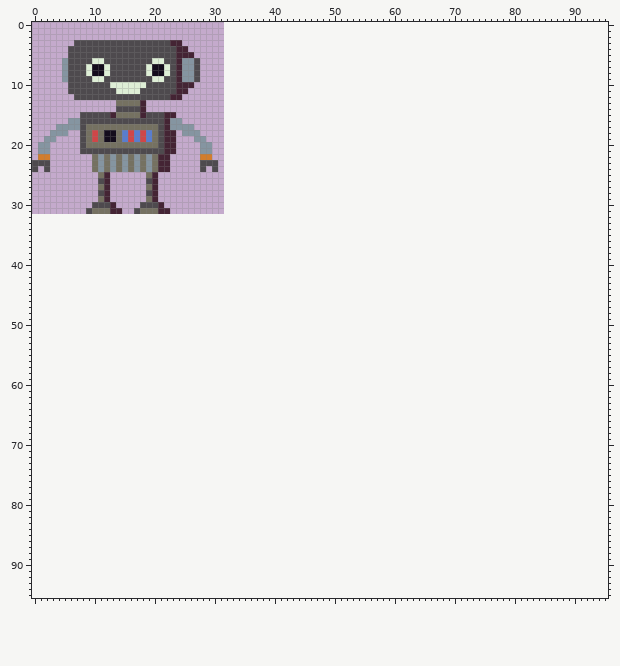
File history of a sprite sheet, assets/robot.png. Above is the file before it was changed.
The file is 32x32 pixels. The old version is drawn lined up with the new one, on the new canvas.
Once edited:
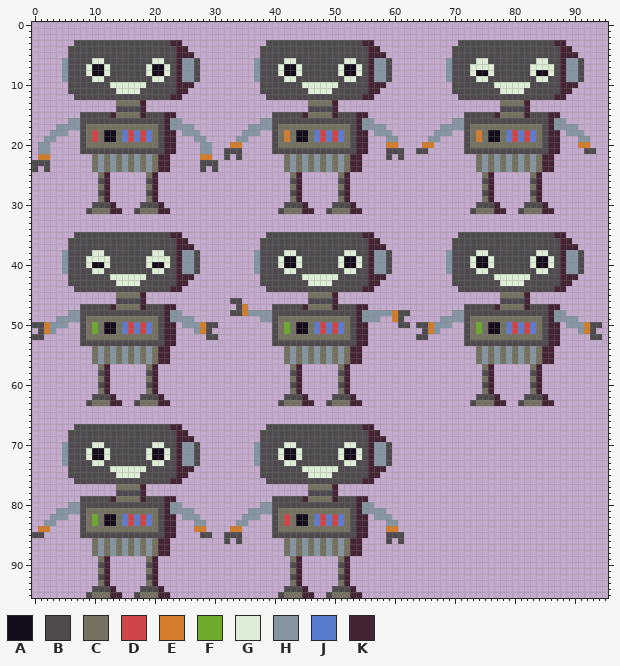
Palette (. is transparent): A #140c1c  B #4e4a4e  C #757161  D #d04648  E #d27d2c  F #6daa2c  G #deeed6  H #8595a1  J #597dce  K #442434
The edit:
canvas 32x32 -> 96x96
Changed rows in their new state; - is an unchanged pixel.
first column x 32:
 3 -------BBBBBBBBBBBBBBBBKK--------------BBBBBBBBBBBBBBBBKK-----
 4 ------BBBBBBBBBBBBBBBBBBKK------------BBBBBBBBBBBBBBBBBBKK----
 5 ------BBBBBBBBBBBBBBBBBBKKK-----------BBBBBBBBBBBBBBBBBBKKK---
 6 -----HBBBBGGBBBBBBBBGGBBKHHB---------HBBBBGGBBBBBBBBGGBBKHHB--
 7 -----HBBBGAAGBBBBBBGAAGBKHHB---------HBBBGGGGBBBBBBGGGGBKHHB--
 8 -----HBBBGAAGBBBBBBGAAGBKHHB---------HBBBGAAGBBBBBBGAAGBKHHB--
 9 -----HBBBBGGBBBBBBBBGGBBKHHB---------HBBBBGGBBBBBBBBGGBBKHHB--
10 ------BBBBBBBGGGGGGBBBBBKKK-----------BBBBBBBGGGGGGBBBBBKKK---
11 ------BBBBBBBBGGGGBBBBBBKK------------BBBBBBBBGGGGBBBBBBKK----
12 -------BBBBBBBBBBBBBBBBKK--------------BBBBBBBBBBBBBBBBKK-----
13 --------------CCCCK---------------------------CCCCK-----------
14 --------------BBBBK---------------------------BBBBK-----------
15 --------BBBBBKCCCCKBBBKK----------------BBBBBKCCCCKBBBKK------
16 ------HHBBBBBBBBBBBBBBKHH-------------HHBBBBBBBBBBBBBBKHH-----
17 ----HHHHBCCCCCCCCCCCCBKHHHH---------HHHHBCCCCCCCCCCCCBKHHHH---
18 ---HHH--BCECAACJDJDJCBKK-HHH-------HHH--BCECAACJDJDJCBKK-HHH--
19 --HH----BCECAACJDJDJCBKK---HH-----HH----BCECAACJDJDJCBKK---HH-
20 -EE-----BCCCCCCCCCCCCBKK---EE----EE-----BCCCCCCCCCCCCBKK---EE-
21 BBB-----BBBBBBBBBBBBBBKK---BBB--BB------BBBBBBBBBBBBBBKK----BB
22 B-B-------CHCHCHCHCHCKK----B-B------------CHCHCHCHCHCKK-------
23 ----------CHCHCHCHCHCKK-------------------CHCHCHCHCHCKK-------
24 ----------CHCHCHCHCHCKK-------------------CHCHCHCHCHCKK-------
25 -----------CK------CK----------------------CK------CK---------
26 -----------BK------BK----------------------BK------BK---------
27 -----------CK------CK----------------------CK------CK---------
28 -----------BK------BK----------------------BK------BK---------
29 -----------CK------CK----------------------CK------CK---------
30 ----------BBBK----BBBK--------------------BBBK----BBBK--------
31 ---------BCCCKK--BCCCKK------------------BCCCKK--BCCCKK-------
first column x 0:
35 -------BBBBBBBBBBBBBBBBKK--------------BBBBBBBBBBBBBBBBKK--------------BBBBBBBBBBBBBBBBKK------
36 ------BBBBBBBBBBBBBBBBBBKK------------BBBBBBBBBBBBBBBBBBKK------------BBBBBBBBBBBBBBBBBBKK-----
37 ------BBBBBBBBBBBBBBBBBBKKK-----------BBBBBBBBBBBBBBBBBBKKK-----------BBBBBBBBBBBBBBBBBBKKK----
38 -----HBBBBGGBBBBBBBBGGBBKHHB---------HBBBBGGBBBBBBBBGGBBKHHB---------HBBBBGGBBBBBBBBGGBBKHHB---
39 -----HBBBGGGGBBBBBBGGGGBKHHB---------HBBBGAAGBBBBBBGAAGBKHHB---------HBBBGAAGBBBBBBGAAGBKHHB---
40 -----HBBBGAAGBBBBBBGAAGBKHHB---------HBBBGAAGBBBBBBGAAGBKHHB---------HBBBGAAGBBBBBBGAAGBKHHB---
41 -----HBBBBGGBBBBBBBBGGBBKHHB---------HBBBBGGBBBBBBBBGGBBKHHB---------HBBBBGGBBBBBBBBGGBBKHHB---
42 ------BBBBBBBGGGGGGBBBBBKKK-----------BBBBBBBGGGGGGBBBBBKKK-----------BBBBBBBGGGGGGBBBBBKKK----
43 ------BBBBBBBBGGGGBBBBBBKK------------BBBBBBBBGGGGBBBBBBKK------------BBBBBBBBGGGGBBBBBBKK-----
44 -------BBBBBBBBBBBBBBBBKK--------------BBBBBBBBBBBBBBBBKK--------------BBBBBBBBBBBBBBBBKK------
45 --------------CCCCK---------------------------CCCCK---------------------------CCCCK------------
46 --------------BBBBK--------------BB-----------BBBBK---------------------------BBBBK------------
47 --------BBBBBKCCCCKBBBKK----------BE----BBBBBKCCCCKBBBKK----------------BBBBBKCCCCKBBBKK-------
48 ------HHBBBBBBBBBBBBBBKHH--------BBEHHHHBBBBBBBBBBBBBBKHHHHHEBB-------HHBBBBBBBBBBBBBBKHH------
49 ----HHHHBCCCCCCCCCCCCBKHHHH-----------HHBCCCCCCCCCCCCBKHHH--EB------HHHHBCCCCCCCCCCCCBKHHHH----
50 BBEHHH--BCFCAACJDJDJCBKK-HHHEBB---------BCFCAACJDJDJCBKK-----BB-BBEHHH--BCFCAACJDJDJCBKK-HHHEBB
51 -BEH----BCFCAACJDJDJCBKK---HEB----------BCFCAACJDJDJCBKK---------BEH----BCFCAACJDJDJCBKK---HEB-
52 BB------BCCCCCCCCCCCCBKK-----BB---------BCCCCCCCCCCCCBKK--------BB------BCCCCCCCCCCCCBKK-----BB
53 --------BBBBBBBBBBBBBBKK----------------BBBBBBBBBBBBBBKK----------------BBBBBBBBBBBBBBKK-------
54 ----------CHCHCHCHCHCKK-------------------CHCHCHCHCHCKK-------------------CHCHCHCHCHCKK--------
55 ----------CHCHCHCHCHCKK-------------------CHCHCHCHCHCKK-------------------CHCHCHCHCHCKK--------
56 ----------CHCHCHCHCHCKK-------------------CHCHCHCHCHCKK-------------------CHCHCHCHCHCKK--------
57 -----------CK------CK----------------------CK------CK----------------------CK------CK----------
58 -----------BK------BK----------------------BK------BK----------------------BK------BK----------
59 -----------CK------CK----------------------CK------CK----------------------CK------CK----------
60 -----------BK------BK----------------------BK------BK----------------------BK------BK----------
61 -----------CK------CK----------------------CK------CK----------------------CK------CK----------
62 ----------BBBK----BBBK--------------------BBBK----BBBK--------------------BBBK----BBBK---------
63 ---------BCCCKK--BCCCKK------------------BCCCKK--BCCCKK------------------BCCCKK--BCCCKK--------
first column x 0:
67 -------BBBBBBBBBBBBBBBBKK--------------BBBBBBBBBBBBBBBBKK-----
68 ------BBBBBBBBBBBBBBBBBBKK------------BBBBBBBBBBBBBBBBBBKK----
69 ------BBBBBBBBBBBBBBBBBBKKK-----------BBBBBBBBBBBBBBBBBBKKK---
70 -----HBBBBGGBBBBBBBBGGBBKHHB---------HBBBBGGBBBBBBBBGGBBKHHB--
71 -----HBBBGAAGBBBBBBGAAGBKHHB---------HBBBGAAGBBBBBBGAAGBKHHB--
72 -----HBBBGAAGBBBBBBGAAGBKHHB---------HBBBGAAGBBBBBBGAAGBKHHB--
73 -----HBBBBGGBBBBBBBBGGBBKHHB---------HBBBBGGBBBBBBBBGGBBKHHB--
74 ------BBBBBBBGGGGGGBBBBBKKK-----------BBBBBBBGGGGGGBBBBBKKK---
75 ------BBBBBBBBGGGGBBBBBBKK------------BBBBBBBBGGGGBBBBBBKK----
76 -------BBBBBBBBBBBBBBBBKK--------------BBBBBBBBBBBBBBBBKK-----
77 --------------CCCCK---------------------------CCCCK-----------
78 --------------BBBBK---------------------------BBBBK-----------
79 --------BBBBBKCCCCKBBBKK----------------BBBBBKCCCCKBBBKK------
80 ------HHBBBBBBBBBBBBBBKHH-------------HHBBBBBBBBBBBBBBKHH-----
81 ----HHHHBCCCCCCCCCCCCBKHHHH---------HHHHBCCCCCCCCCCCCBKHHHH---
82 ---HHH--BCFCAACJDJDJCBKK-HHH-------HHH--BCDCAACJDJDJCBKK-HHH--
83 --HH----BCFCAACJDJDJCBKK---HH-----HH----BCDCAACJDJDJCBKK---HH-
84 -EE-----BCCCCCCCCCCCCBKK---EE----EE-----BCCCCCCCCCCCCBKK---EE-
85 BB------BBBBBBBBBBBBBBKK----BB--BBB-----BBBBBBBBBBBBBBKK---BBB
86 ----------CHCHCHCHCHCKK---------B-B-------CHCHCHCHCHCKK----B-B
87 ----------CHCHCHCHCHCKK-------------------CHCHCHCHCHCKK-------
88 ----------CHCHCHCHCHCKK-------------------CHCHCHCHCHCKK-------
89 -----------CK------CK----------------------CK------CK---------
90 -----------BK------BK----------------------BK------BK---------
91 -----------CK------CK----------------------CK------CK---------
92 -----------BK------BK----------------------BK------BK---------
93 -----------CK------CK----------------------CK------CK---------
94 ----------BBBK----BBBK--------------------BBBK----BBBK--------
95 ---------BCCCKK--BCCCKK------------------BCCCKK--BCCCKK-------
Boxes around the changes in both pictures, in picture pixels (x1, y1, x2, y2):
added: (32, 40, 602, 598)
